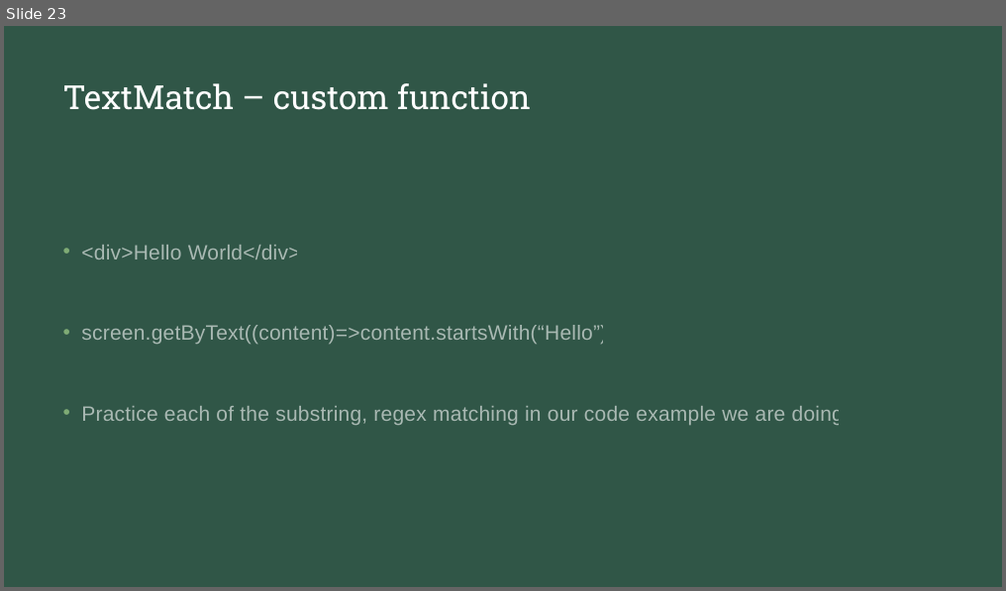
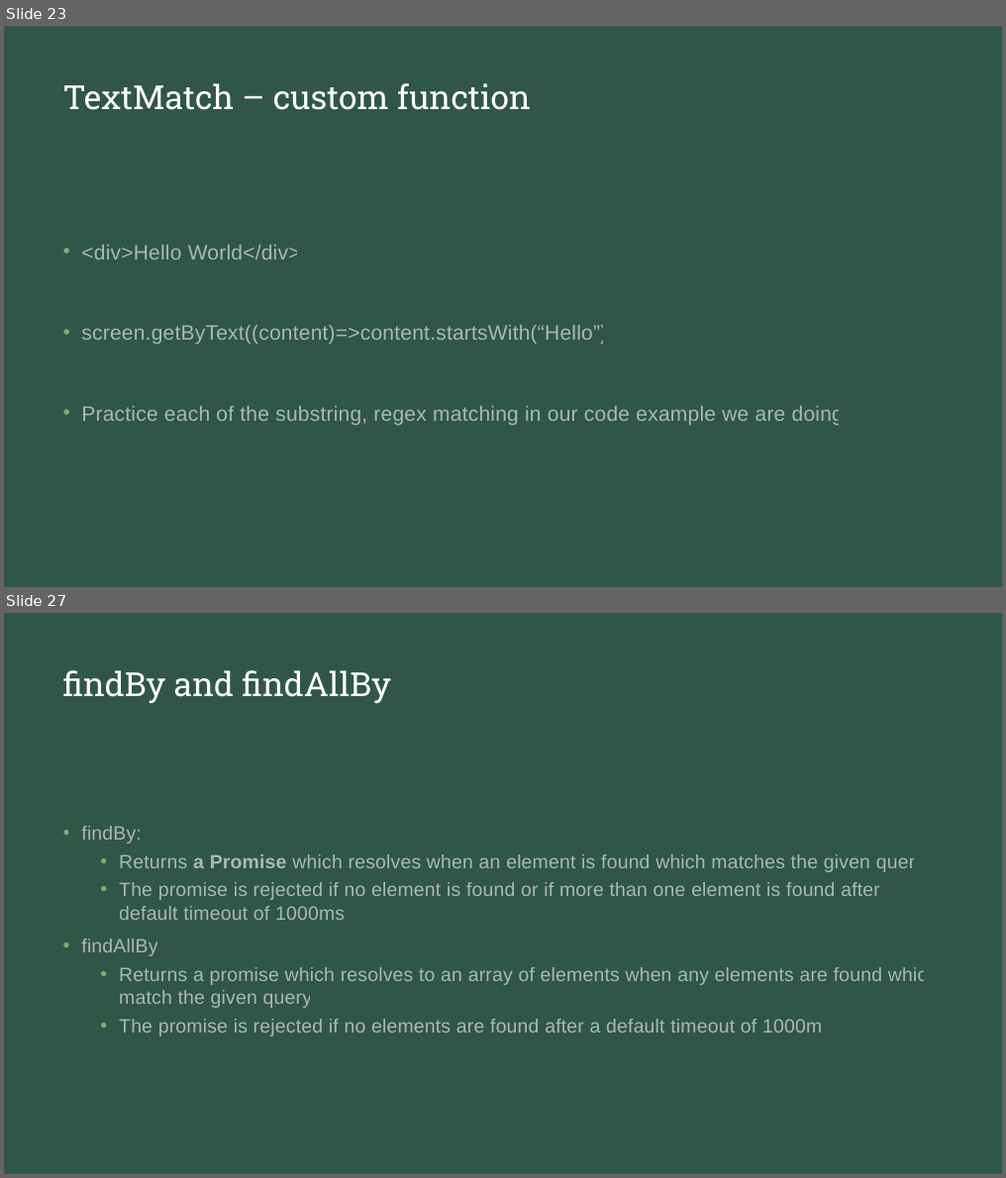
Before and after one commit to natiquekeyin/spring2023, a slide deck: JavaScript/Week12/Week12.pptx. Shown one above the other, each under a label of ours: slide 23 before the commit, slides 23 and 27 after it; the slides between them are not shown. The pictures are 1006x591 and 1006x1178 pixels, drawn with LibreOffice and Linux fonts; fonts in the diff are those of the drawing. Boxes give left, top, right and bottom in pixels: in the first picture for what was removed or moved away, otherwise in the second. Text is boxed around its words. In the diff, an @@ line names an element or a change of style, - is before the commit and + after.

```diff
--- a/JavaScript/Week12/Week12.pptx
+++ b/JavaScript/Week12/Week12.pptx
@@ slide 27 added at box(4, 613, 1002, 1174), background #213B31; not listed: 1 template element that a slide beside it also shows @@
@@ title added at box(63, 670, 390, 703), 32 pt, text #FFFFFF @@
+findBy and findAllBy
@@ text added at box(81, 826, 938, 1037), 18.5 pt, text #FFFFFF at 58% opacity @@
+• findBy:
+  • Returns a Promise which resolves when an element is found which matches the given query
+  • The promise is rejected if no element is found or if more than one element is found after a default timeout of 1000ms.
+• findAllBy
+  • Returns a promise which resolves to an array of elements when any elements are found which match the given query
+  • The promise is rejected if no elements are found after a default timeout of 1000ms.
```
Also in this commit, not shown: 2 slides changed, 12 other slides added, 7 other files.
